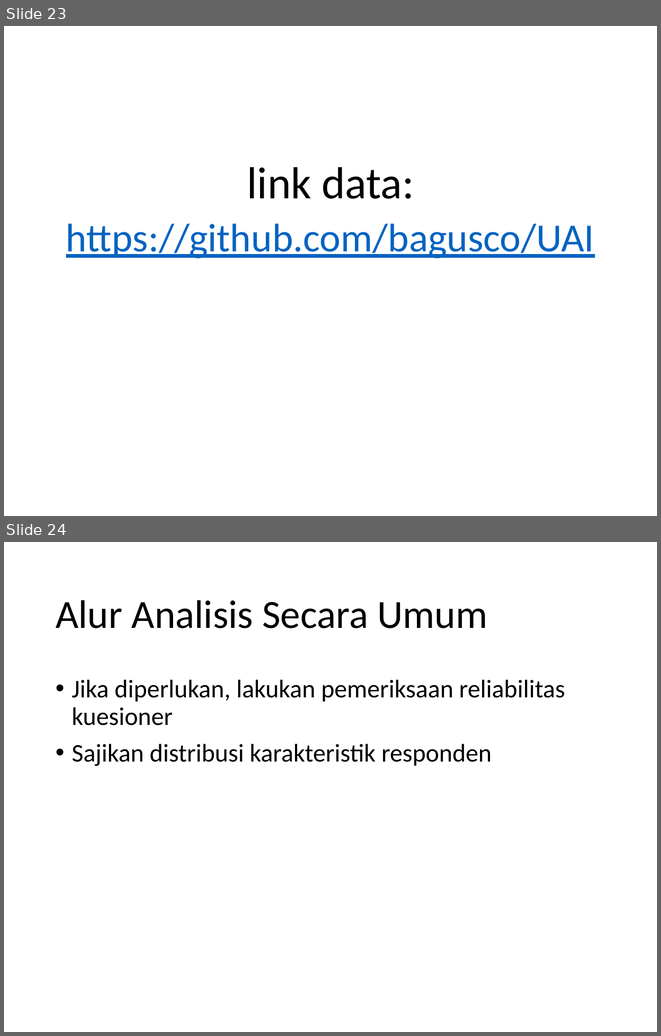
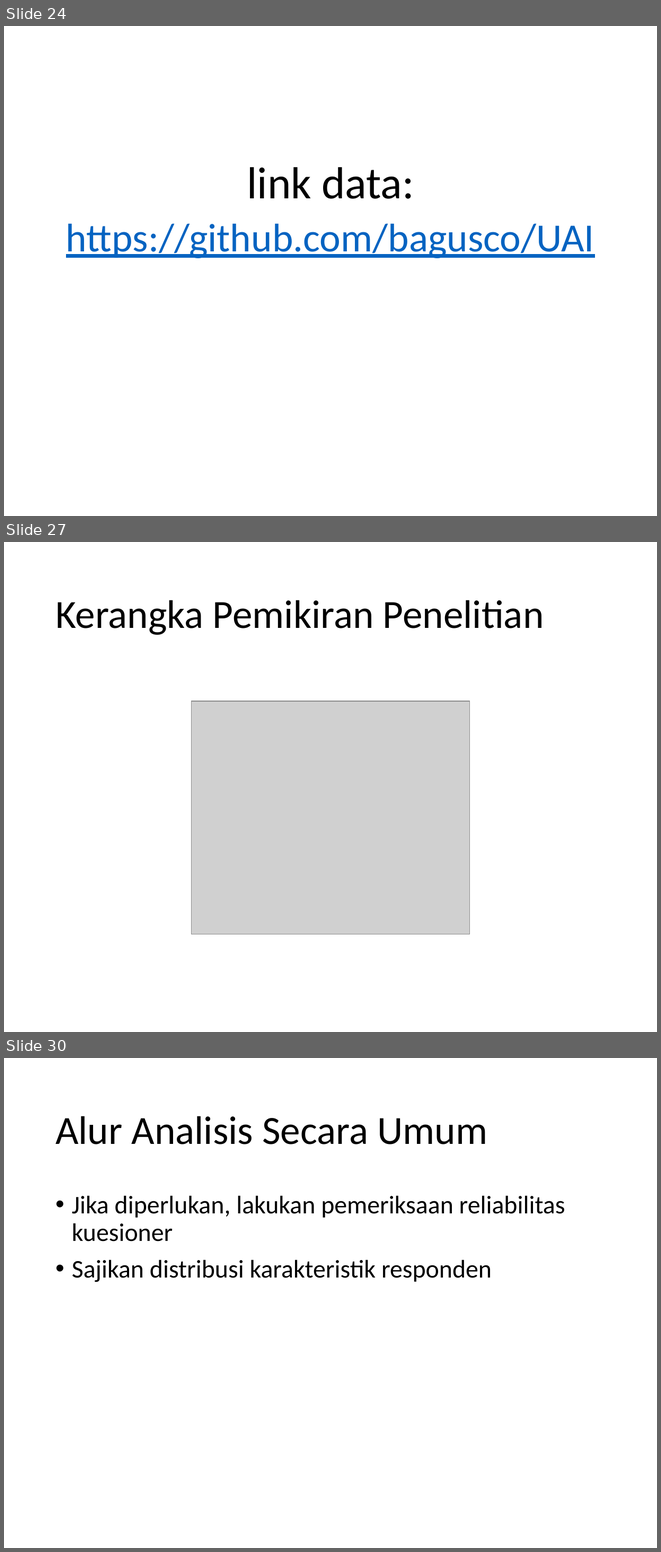
Before and after one commit to bagusco/UAI, a slide deck: Bahan Diskusi di UAI.pptx. Shown one above the other, each under a label of ours: slides 23 and 24 before the commit, slides 24, 27 and 30 after it; the slides between them are not shown. The pictures are 661x1036 and 661x1552 pixels, drawn with LibreOffice and Linux fonts; fonts in the diff are those of the drawing; grey boxes stand for pictures. Boxes give left, top, right and bottom in pixels: in the first picture for what was removed or moved away, otherwise in the second. Text is boxed around its words. In the diff, an @@ line names an element or a change of style, - is before the commit and + after.

```diff
--- a/Bahan Diskusi di UAI.pptx
+++ b/Bahan Diskusi di UAI.pptx
@@ slide 27 added at [4,542,657,1032], background #FFFFFF @@
@@ title added at [55,600,544,635], 44 pt, text #000000 @@
+Kerangka Pemikiran Penelitian
@@ picture added at [192,700,470,934] @@
@@ what was slide 23 is now slide 24 @@
@@ what was slide 24 is now slide 30 @@
```
Also in this commit, not shown: 1 slide changed, 10 other slides added, 2 slides removed.
